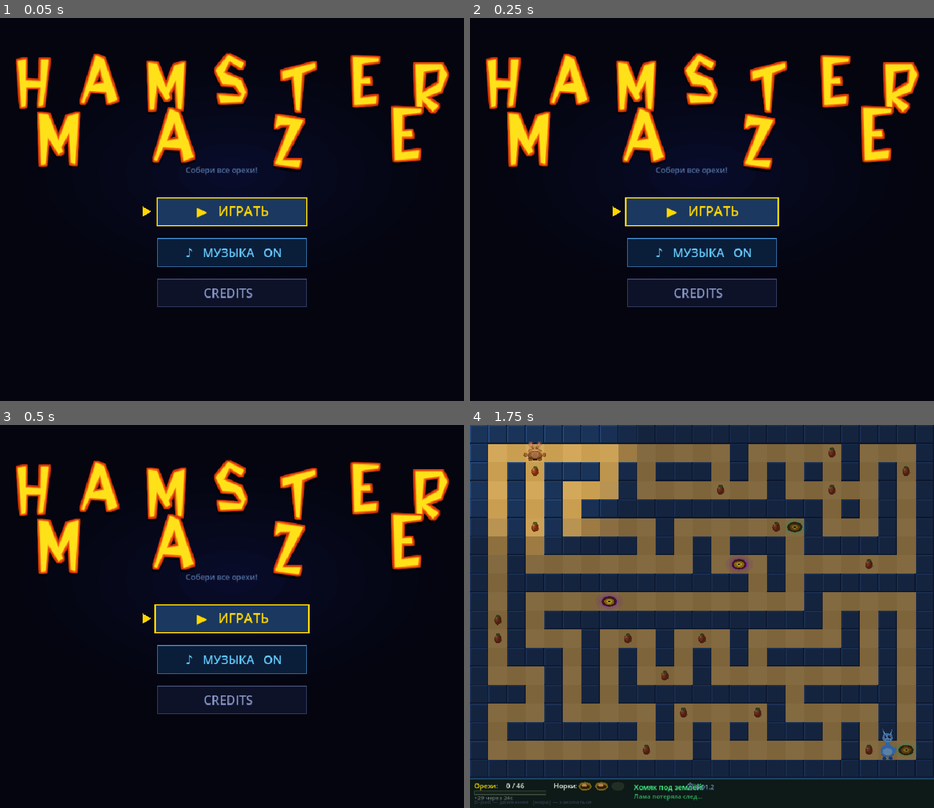
Above: before the commit, frames 1-4 (two rows, left to right).
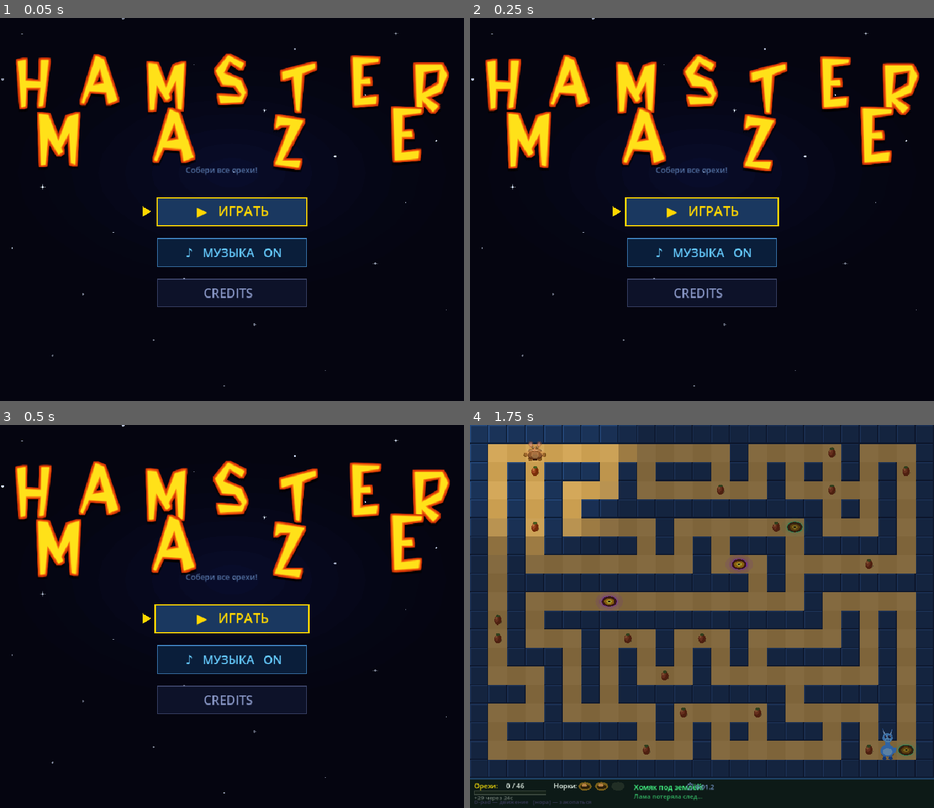
Above: after the commit, the same moments.

Repository: AndriiDiabolus/Diabolus-repository-Godot4-hamster-maze
Game: Godot game, scene res://scenes/Main.tscn
The game is run twice, just before and just after one commit, with the same random seed, the same clock (stepped at 60 frames per second) and the same inputs.
Inputs (mouse positions are in pixels of both pictures, inside the frame that each line leads up to):
- Up to frame 1 (0.05 s): no input
- Up to frame 2 (0.25 s): no input
- Up to frame 3 (0.5 s): no input
- Up to frame 4 (1.75 s): tap Enter at 0.5, 0.6 s; move the mouse to (804, 597) at 0.52 s; hold D 0.53-1.25 s; click (804, 597) at 0.67 s; tap Space at 0.77 s; drag from (609, 635) to (678, 693) at 1.27 s

The runs differ from the first frame. In frame 1, 1.1% of the frame differs, in the area x 0-97%, y 0-97%; in frame 2, 3.7%; in frame 3, 4.5%; in frame 4, nothing differs.

Commit message:
feat: menu animations — twinkling stars + pulsing title
- 28 twinkling stars with deterministic positions, varying speed/phase/size
- Every 5th star has cross sparkle lines
- HAMSTER MAZE title: sinusoidal bob (±5px) + scale pulse (±5%)

Co-Authored-By: Claude Sonnet 4.6 <noreply@anthropic.com>

Diff:
--- a/scripts/main.gd
+++ b/scripts/main.gd
@@ -782,10 +782,26 @@
 		var a: float = 0.032 * (i / 10.0)
 		_ell(Vector2(cx, 300.0), r, r * 0.55, Color(0.15, 0.25, 0.85, a))
 
-	# HAMSTER MAZE title (stone font, Flintstones style)
+	# Мерцающие звёзды
+	for i in 28:
+		var sx: float = float((i * 137 + 43) % C.W)
+		var sy: float = float((i * 89  + 31) % (C.H + C.HUD))
+		var speed: float = 0.028 + float(i % 7) * 0.006
+		var phase: float = float(i) * 0.71
+		var bright: float = 0.4 + 0.6 * (0.5 + 0.5 * sin(float(_frame) * speed + phase))
+		var sr: float = 1.0 + float(i % 3) * 0.65
+		draw_circle(Vector2(sx, sy), sr, Color(0.85, 0.90, 1.0, bright))
+		if i % 5 == 0:
+			var cl: float = bright * 0.5
+			draw_line(Vector2(sx - sr * 2.5, sy), Vector2(sx + sr * 2.5, sy), Color(0.9, 0.95, 1.0, cl), 1.0)
+			draw_line(Vector2(sx, sy - sr * 2.5), Vector2(sx, sy + sr * 2.5), Color(0.9, 0.95, 1.0, cl), 1.0)
+
+	# HAMSTER MAZE title — пульсирующий (bob + scale)
+	var title_bob: float = sin(float(_frame) * 0.045) * 5.0
+	var title_sc: float  = 1.0 + sin(float(_frame) * 0.045) * 0.05
 	var y_offs: Array = [0.0, -8.0, 5.0, -9.0, 7.0, -4.0, 9.0, -6.0, 4.0, -7.0, 5.0, -5.0]
-	_draw_rocky_word("HAMSTER", 0.0, float(C.W), 155.0, 105, y_offs)
-	_draw_rocky_word("MAZE",    0.0, float(C.W), 265.0, 115, y_offs)
+	_draw_rocky_word("HAMSTER", 0.0, float(C.W), 155.0 + title_bob, int(105.0 * title_sc), y_offs)
+	_draw_rocky_word("MAZE",    0.0, float(C.W), 265.0 + title_bob, int(115.0 * title_sc), y_offs)
 
 	draw_string(font, Vector2(cx - 90, 300.0), "Собери все орехи!",
 		HORIZONTAL_ALIGNMENT_LEFT, -1, 15, Color(0.55, 0.75, 1.0, 0.55))
